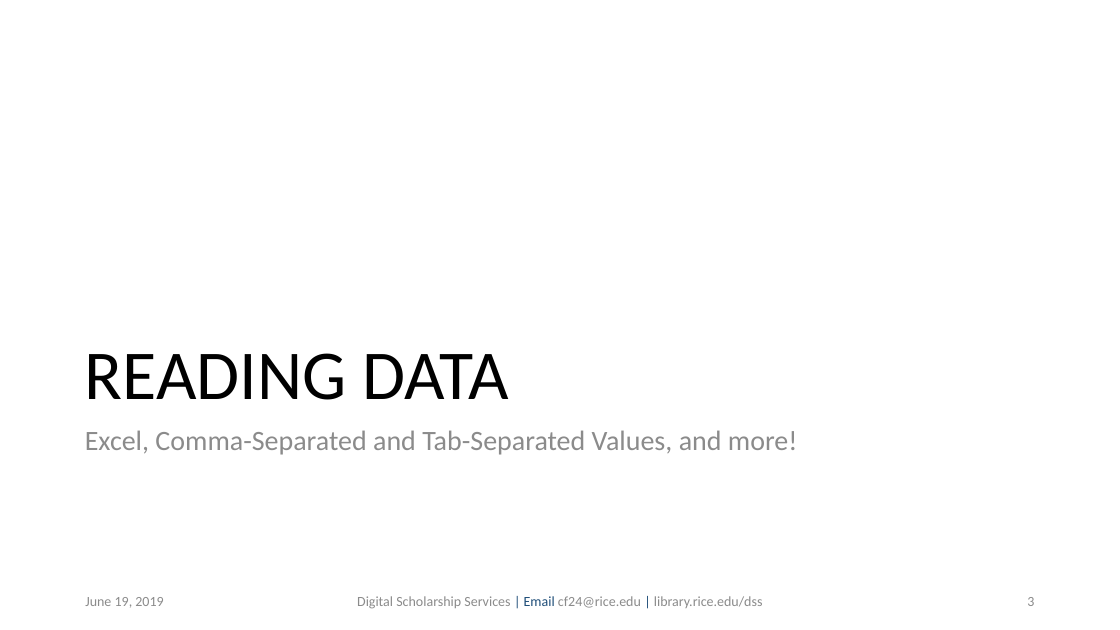
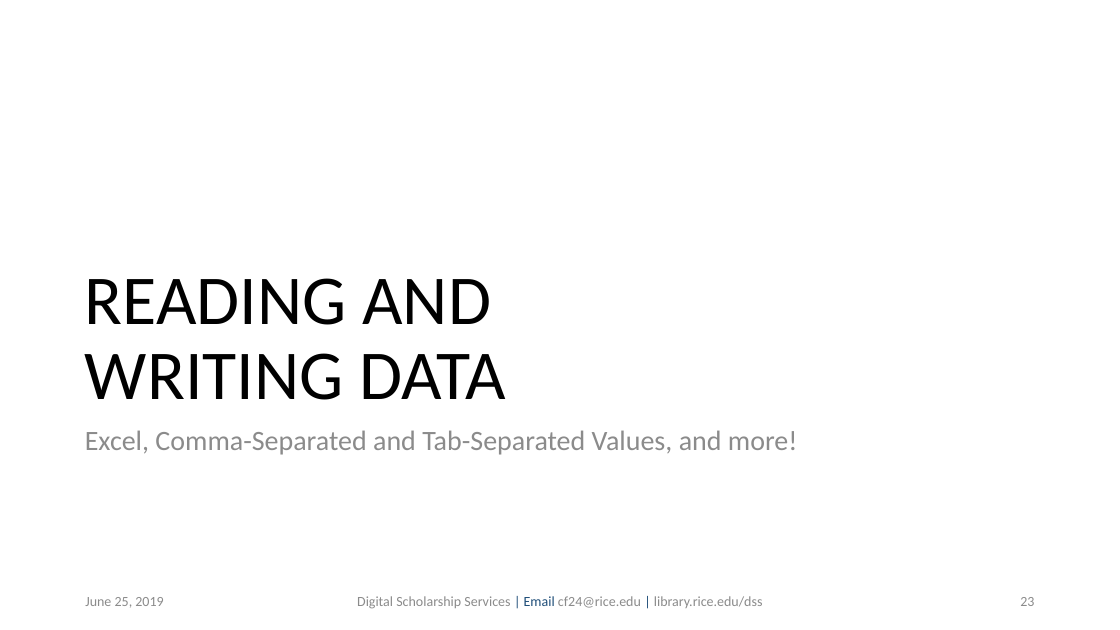
Before and after one commit to bakitybacon/rice-data-and-donuts, a slide deck: slide 23 of introR/Introduction to R.pptx (slide 3 before the commit). Drawn at 1120x630 pixels with LibreOffice and Linux fonts; fonts in the diff are those of the drawing; background and template pictures are left out. Boxes give left, top, right and bottom in pixels: in the first picture for what was removed or moved away, otherwise in the second. Text is boxed around its words. In the diff, an @@ line names an element or a change of style, - is before the commit and + after.

```diff
--- a/introR/Introduction to R.pptx
+++ b/introR/Introduction to R.pptx
@@ title at box(85, 278, 505, 400): text changed @@
-READING DATA
+READING AND
+WRITING DATA
@@ text at box(85, 597, 163, 607): text changed @@
-June 19, 2019
+June 25, 2019
@@ page number at box(1020, 597, 1034, 606): text changed @@
-3
+23
```
Also in this commit, not shown: 2 other slides changed, 30 slides added.
